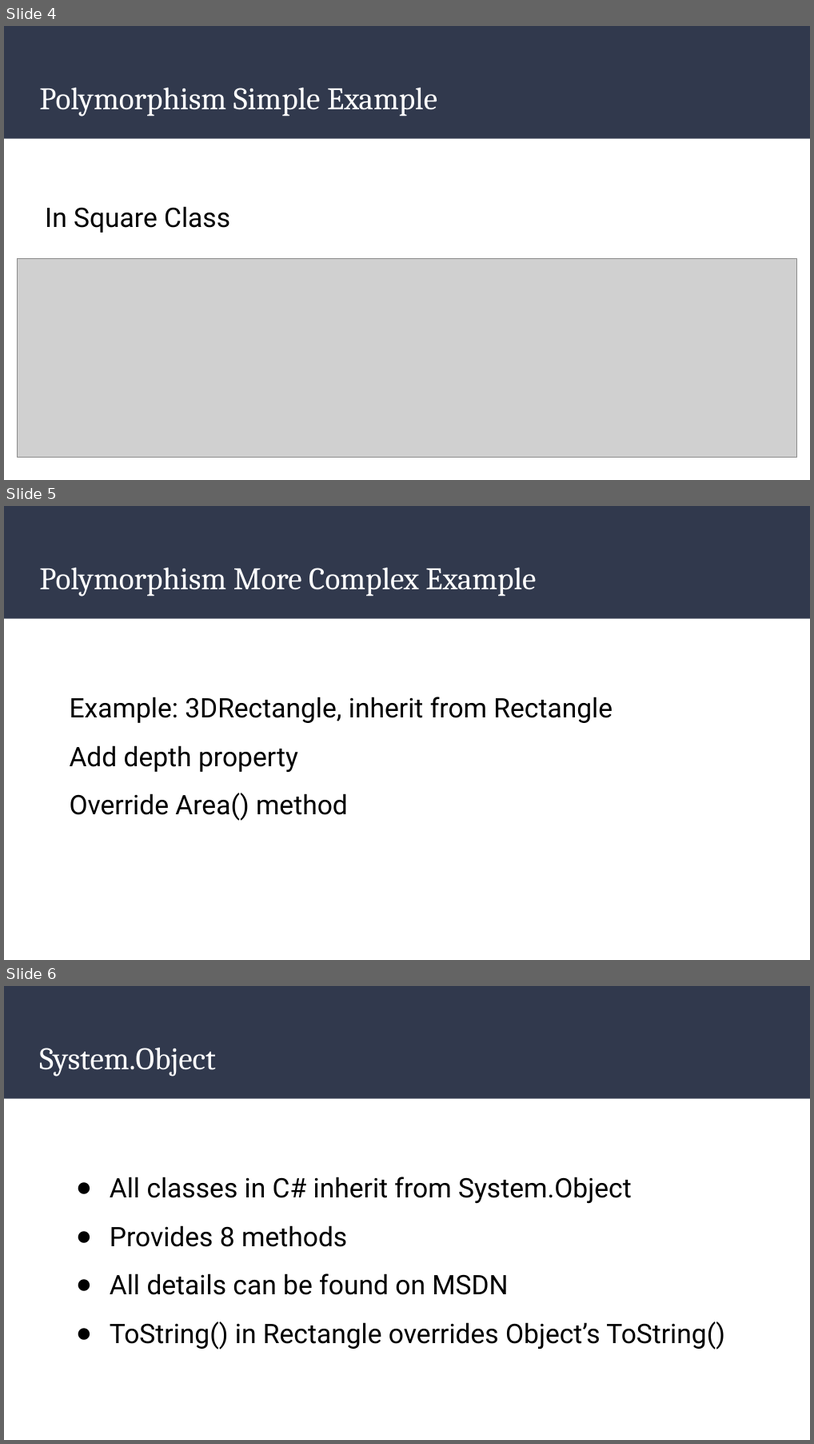
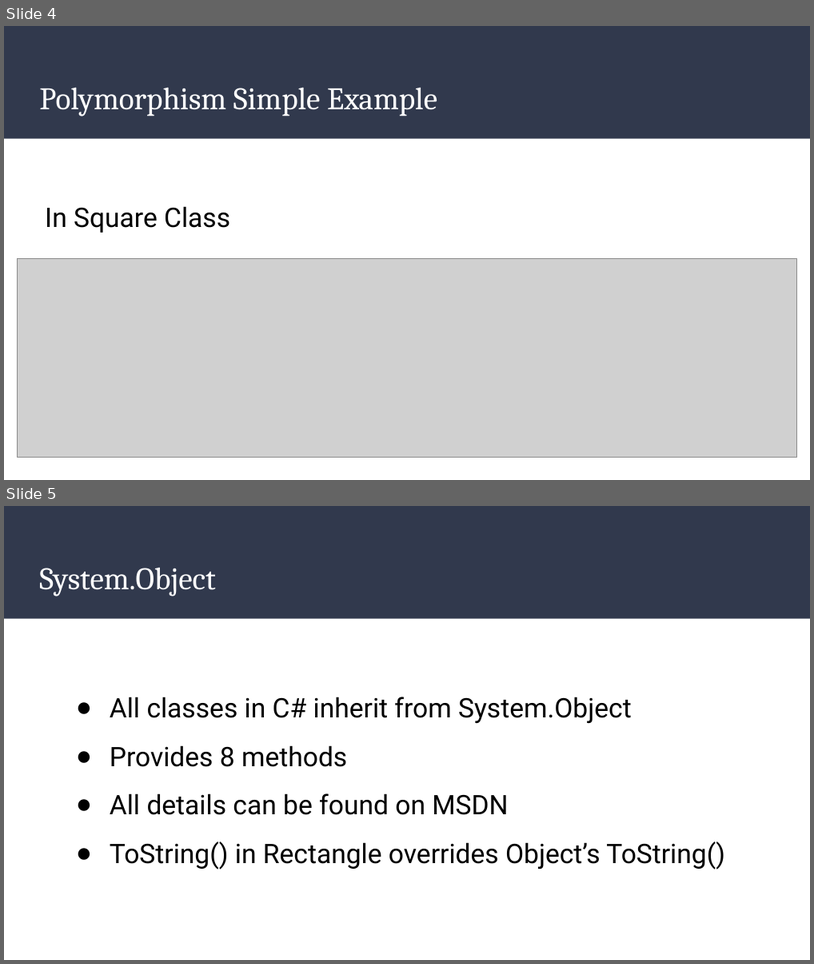
Before and after one commit to shpolina/CodeLouisville, a slide deck: Intermediate/CSharpIntermediate.pptx. Shown one above the other, each under a label of ours: slides 4, 5 and 6 before the commit, slides 4 and 5 after it. The pictures are 814x1444 and 814x964 pixels, drawn with LibreOffice and Linux fonts; fonts in the diff are those of the drawing; grey boxes stand for pictures. Boxes give left, top, right and bottom in pixels: in the first picture for what was removed or moved away, otherwise in the second. Text is boxed around its words. In the diff, an @@ line names an element or a change of style, - is before the commit and + after.

```diff
--- a/Intermediate/CSharpIntermediate.pptx
+++ b/Intermediate/CSharpIntermediate.pptx
@@ slide 5 removed at (x1=4, y1=506, x2=810, y2=960), background #FFFFFF; not listed: 1 template element that a slide beside it also shows @@
@@ title removed at (x1=39, y1=567, x2=536, y2=596) @@
-Polymorphism More Complex Example
@@ text removed at (x1=70, y1=696, x2=613, y2=820) @@
-Example: 3DRectangle, inherit from Rectangle
-Add depth property
-Override Area() method
@@ what was slide 6 is now slide 5 @@
```
Also in this commit, not shown: 4 slides changed.
